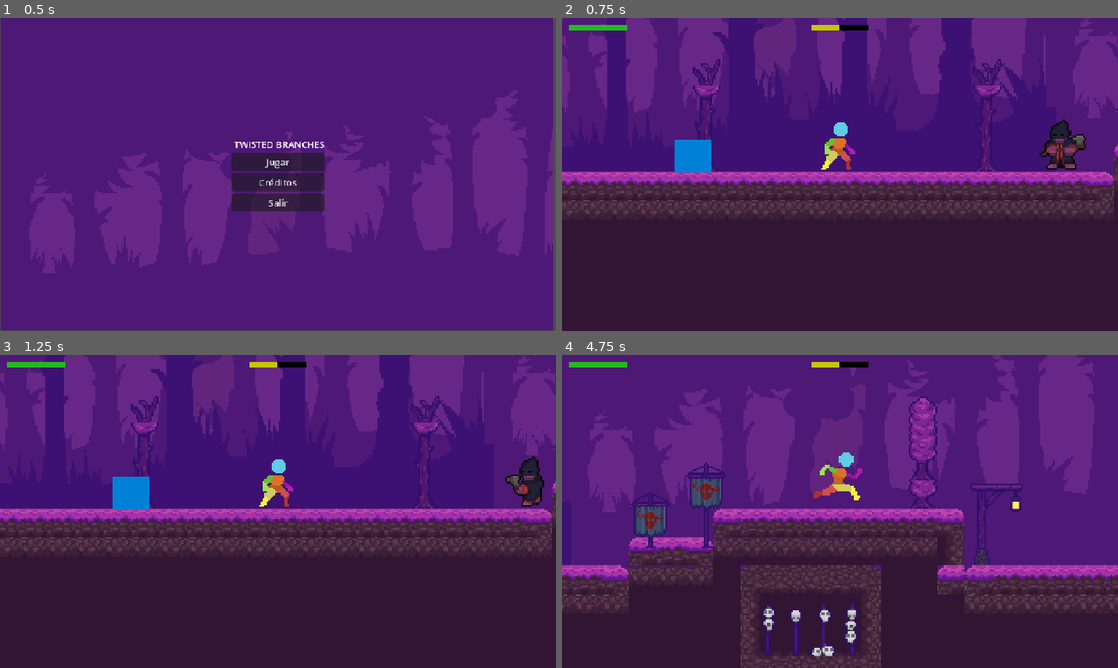
Above: before the commit, frames 1-4 (two rows, left to right).
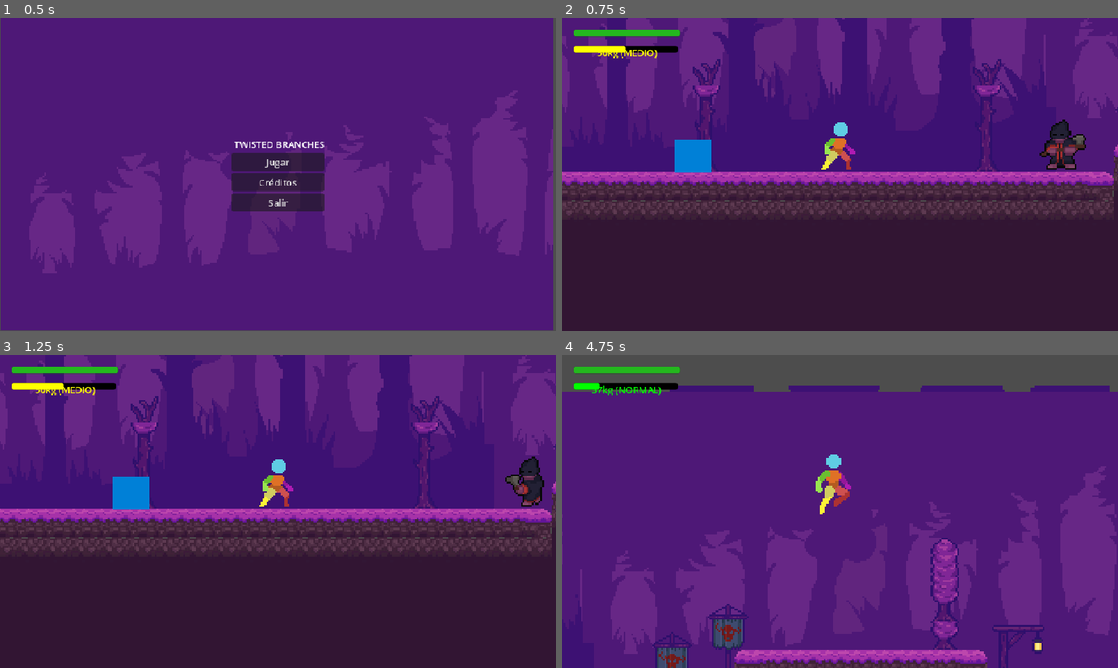
Above: after the commit, the same moments.

Repository: zeckless/Prime-MICh
Game: Godot game, scene res://Scenes/MainMenu.tscn
The game is run twice, just before and just after one commit, with the same random seed, the same clock (stepped at 60 frames per second) and the same inputs.
Inputs:
- Up to frame 1 (0.5 s): no input
- Up to frame 2 (0.75 s): click "Jugar" at 0.5 s
- Up to frame 3 (1.25 s): no input
- Up to frame 4 (4.75 s): tap Enter (ui_accept) at 1.25, 1.52, 2.27, 3.77, 4.52 s; hold Q (decrease_weight) 1.28-2.03 s; hold Right (ui_right) 1.28-2.78 s; tap E (increase_weight) at 2.1 s; hold Left (ui_left) 2.78-3.53 s; hold F (interact) 2.78-3.53 s; hold Right (ui_right) from 3.53 s (still down); tap G (push) at 3.6 s; hold Q (decrease_weight) from 4.28 s (still down)

Frame 1 is identical in both runs. In frame 2, 1.3% of the frame differs, in the area x 1-56%, y 2-13%; in frame 3, 1.3%; in frame 4, 72%, in the area x 0-100%, y 0-100%.

Commit message:
Mejoras en el sistema de peso y HUD: - Ajustado rango de peso (25kg-100kg) - Mejorada visualización de barras de vida y peso - Eliminada ciclicidad en cambios de peso - Añadidos colores dinámicos a las barras

Diff:
--- a/Scenes/hud.tscn
+++ b/Scenes/hud.tscn
@@ -4,30 +4,36 @@
 
 [sub_resource type="StyleBoxFlat" id="StyleBoxFlat_3gfia"]
 bg_color = Color(0, 0, 0, 1)
+corner_radius_top_left = 4
+corner_radius_top_right = 4
+corner_radius_bottom_right = 4
+corner_radius_bottom_left = 4
 
 [sub_resource type="StyleBoxFlat" id="StyleBoxFlat_e0onf"]
 bg_color = Color(0.14063668, 0.7226113, 0.11866889, 1)
+corner_radius_top_left = 4
+corner_radius_top_right = 4
+corner_radius_bottom_right = 4
+corner_radius_bottom_left = 4
 
 [node name="HUD" type="CanvasLayer"]
 script = ExtResource("1_e0onf")
 
 [node name="MarginContainer" type="MarginContainer" parent="."]
-anchors_preset = 15
-anchor_right = 1.0
-anchor_bottom = 1.0
-grow_horizontal = 2
-grow_vertical = 2
-theme_override_constants/margin_left = 12
-theme_override_constants/margin_top = 12
-theme_override_constants/margin_right = 12
-theme_override_constants/margin_bottom = 12
+offset_left = 12.0
+offset_top = 12.0
+offset_right = 212.0
+offset_bottom = 52.0
+theme_override_constants/margin_left = 8
+theme_override_constants/margin_top = 8
+theme_override_constants/margin_right = 8
+theme_override_constants/margin_bottom = 8
 
 [node name="HealthBar" type="ProgressBar" parent="MarginContainer"]
-custom_minimum_size = Vector2(100, 10)
+custom_minimum_size = Vector2(180, 12)
 layout_mode = 2
-size_flags_horizontal = 0
 theme_override_styles/background = SubResource("StyleBoxFlat_3gfia")
 theme_override_styles/fill = SubResource("StyleBoxFlat_e0onf")
-step = 25.0
+step = 1.0
 value = 100.0
 show_percentage = false
--- a/Scenes/hudpeso.gd
+++ b/Scenes/hudpeso.gd
@@ -1,6 +1,7 @@
 extends CanvasLayer
 
-@onready var weight_bar: ProgressBar = $MarginContainer/ProgressBar
+@onready var weight_bar: ProgressBar = $MarginContainer/WeightBar
+@onready var weight_label: Label = $MarginContainer/WeightLabel
 var weight_component_ref: WeightComponent = null
 
 func _ready():
@@ -10,6 +11,16 @@
 		print("🔧 Configuración inicial barra - Min: ", weight_bar.min_value, " Max: ", weight_bar.max_value, " Valor: ", weight_bar.value)
 	else:
 		print("❌ ProgressBar NO encontrada")
+
+	# Crear y configurar el Label si no existe
+	if not weight_label:
+		var new_label = Label.new()
+		new_label.name = "WeightLabel"
+		new_label.horizontal_alignment = HORIZONTAL_ALIGNMENT_CENTER
+		new_label.vertical_alignment = VERTICAL_ALIGNMENT_CENTER
+		$MarginContainer.add_child(new_label)
+		weight_label = new_label
+		print("✅ WeightLabel creado dinámicamente")
 
 func setup_weight(weight_component: WeightComponent = null):
 	print("🔄 Configurando HUD de peso...")
@@ -26,10 +37,13 @@
 	weight_component_ref = weight_component
 
 	# Configurar barra - FORZAR CONFIGURACIÓN
-	weight_bar.min_value = 1.0
-	weight_bar.max_value = 5.0
-	weight_bar.step = 1.0
-	weight_bar.value = float(weight_component.get_current_level())
+	weight_bar.min_value = 1
+	weight_bar.max_value = 5
+	weight_bar.step = 1
+	weight_bar.value = weight_component.get_current_level()
+
+	# Configurar etiqueta
+	_update_weight_display(weight_component.weight, weight_component.get_current_level())
 
 	# Forzar actualización visual
 	weight_bar.queue_redraw()
@@ -60,10 +74,37 @@
 	var old_value = weight_bar.value
 
 	# Actualizar valor
-	weight_bar.value = float(new_level)
+	weight_bar.value = new_level
+
+	# Actualizar etiqueta
+	_update_weight_display(new_weight_value, new_level)
 
 	# Forzar actualización visual
 	weight_bar.queue_redraw()
 
 	print("⚖️ Barra actualizada: ", old_value, " → ", weight_bar.value, " (", new_weight_value, "kg)")
 	print("🔧 Estado barra después - Min: ", weight_bar.min_value, " Max: ", weight_bar.max_value, " Valor: ", weight_bar.value)
+
+func _update_weight_display(weight_kg: float, level: int):
+	if not weight_label:
+		return
+
+	var weight_names = ["", "LIGERO", "NORMAL", "MEDIO", "PESADO", "MUY PESADO"]
+	var colors = [Color.WHITE, Color.CYAN, Color.GREEN, Color.YELLOW, Color.ORANGE, Color.RED]
+
+	# Asegurarse de que el nivel esté dentro del rango válido
+	level = clampi(level, 1, 5)
+
+	# Actualizar texto y color del label
+	weight_label.text = str(int(weight_kg)) + "kg (" + weight_names[level] + ")"
+	weight_label.modulate = colors[level]
+
+	# Actualizar color de la barra de progreso
+	if weight_bar and level > 0:
+		var style = StyleBoxFlat.new()
+		style.bg_color = colors[level]
+		style.corner_radius_top_left = 4
+		style.corner_radius_top_right = 4
+		style.corner_radius_bottom_right = 4
+		style.corner_radius_bottom_left = 4
+		weight_bar.add_theme_stylebox_override("fill", style)
--- a/Scenes/hudpeso.tscn
+++ b/Scenes/hudpeso.tscn
@@ -4,30 +4,45 @@
 
 [sub_resource type="StyleBoxFlat" id="StyleBoxFlat_y140s"]
 bg_color = Color(0, 0, 0, 1)
+corner_radius_top_left = 4
+corner_radius_top_right = 4
+corner_radius_bottom_right = 4
+corner_radius_bottom_left = 4
 
 [sub_resource type="StyleBoxFlat" id="StyleBoxFlat_qvlvi"]
-bg_color = Color(0.7719562, 0.78145736, 0, 1)
+bg_color = Color(0.772, 0.781, 0, 1)
+corner_radius_top_left = 4
+corner_radius_top_right = 4
+corner_radius_bottom_right = 4
+corner_radius_bottom_left = 4
 
 [node name="HUDpeso" type="CanvasLayer"]
 script = ExtResource("1_qvlvi")
 
 [node name="MarginContainer" type="MarginContainer" parent="."]
-anchors_preset = 15
-anchor_right = 1.0
-anchor_bottom = 1.0
-grow_horizontal = 2
-grow_vertical = 2
-theme_override_constants/margin_left = 12
-theme_override_constants/margin_top = 12
-theme_override_constants/margin_right = 12
-theme_override_constants/margin_bottom = 12
+offset_left = 12.0
+offset_top = 40.0
+offset_right = 212.0
+offset_bottom = 80.0
+theme_override_constants/margin_left = 8
+theme_override_constants/margin_top = 8
+theme_override_constants/margin_right = 8
+theme_override_constants/margin_bottom = 8
 
 [node name="WeightBar" type="ProgressBar" parent="MarginContainer"]
-custom_minimum_size = Vector2(100, 10)
+custom_minimum_size = Vector2(180, 12)
+layout_mode = 2
+size_flags_horizontal = 0
+theme_override_styles/background = SubResource("StyleBoxFlat_y140s")
+theme_override_styles/fill = SubResource("StyleBoxFlat_qvlvi")
+step = 1.0
+value = 50.0
+show_percentage = false
+
+[node name="WeightLabel" type="Label" parent="MarginContainer"]
 layout_mode = 2
 size_flags_horizontal = 4
-theme_override_styles/background = SubResource("StyleBoxFlat_y140s")
-theme_override_styles/fill = SubResource("StyleBoxFlat_qvlvi")
-step = 25.0
-value = 50.0
-show_percentage = false
+size_flags_vertical = 0
+
+[node name="WeightLabel2" type="Label" parent="MarginContainer"]
+layout_mode = 2
--- a/Scripts/hud.gd
+++ b/Scripts/hud.gd
@@ -24,6 +24,32 @@
 func _on_health_changed(value):
 	if is_instance_valid(health_bar):
 		health_bar.value = value
+		_update_health_bar_color(value)
 		print("🎯 Vida actualizada en pantalla: ", value)
 	else:
 		print("❌ Error: La barra de vida no existe")
+
+func _update_health_bar_color(health_value: float):
+	if not health_bar:
+		return
+
+	var health_percent = health_value / health_bar.max_value
+	var style = StyleBoxFlat.new()
+
+	# Configurar esquinas redondeadas
+	style.corner_radius_top_left = 4
+	style.corner_radius_top_right = 4
+	style.corner_radius_bottom_right = 4
+	style.corner_radius_bottom_left = 4
+
+	# Determinar color basado en el porcentaje de vida
+	if health_percent > 0.7: # 70-100% - Verde
+		style.bg_color = Color(0.0, 0.8, 0.0)  # Verde brillante
+	elif health_percent > 0.4: # 40-70% - Amarillo
+		style.bg_color = Color(0.9, 0.9, 0.0)  # Amarillo
+	elif health_percent > 0.2: # 20-40% - Naranja
+		style.bg_color = Color(1.0, 0.5, 0.0)  # Naranja
+	else: # 0-20% - Rojo
+		style.bg_color = Color(1.0, 0.0, 0.0)  # Rojo
+
+	health_bar.add_theme_stylebox_override("fill", style)
--- a/Scripts/hudpeso.gd
+++ /dev/null
@@ -1,107 +0,0 @@
-extends CanvasLayer
-
-@onready var weight_bar: ProgressBar = $MarginContainer/ProgressBar
-var weight_component_ref: WeightComponent = null
-
-func _ready():
-	print("✅ HUDpeso inicializado correctamente")
-	# DIAGNÓSTICO COMPLETO
-	print("🔍 DIAGNÓSTICO DE NODOS:")
-	print(" - MarginContainer existe: ", $MarginContainer != null)
-	if $MarginContainer:
-		print(" - Hijos de MarginContainer:")
-		for child in $MarginContainer.get_children():
-			print("   - ", child.name, " (", child.get_class(), ")")
-
-	print(" - weight_bar referencia: ", weight_bar != null)
-	if weight_bar:
-		print(" - weight_bar es ProgressBar: ", weight_bar is ProgressBar)
-		print(" - weight_bar valor actual: ", weight_bar.value)
-		print(" - weight_bar min/max: ", weight_bar.min_value, "/", weight_bar.max_value)
-
-func setup_weight(weight_component: WeightComponent = null):
-	print("🔄 Intentando configurar HUD de peso...")
-
-	if weight_component == null:
-		print("❌ Error: No se proporcionó WeightComponent")
-		return false
-
-	# VERIFICACIÓN EXHAUSTIVA DE LA BARRA
-	print("🔍 VERIFICANDO BARRA DE PESO:")
-	print(" - weight_bar existe: ", weight_bar != null)
-
-	if not weight_bar:
-		print("❌ BUSCANDO ALTERNATIVAS...")
-		# Buscar manualmente la ProgressBar
-		weight_bar = get_node_or_null("MarginContainer/ProgressBar")
-		print(" - Búsqueda manual: ", weight_bar != null)
-
-		if not weight_bar:
-			print("❌ LISTANDO TODOS LOS NODOS:")
-			_list_all_nodes(self, "")
-			return false
-
-	# Guardar referencia
-	weight_component_ref = weight_component
-
-	# CONFIGURAR BARRA CON VERIFICACIONES
-	print("📊 CONFIGURANDO BARRA:")
-	print(" - Antes - min:", weight_bar.min_value, " max:", weight_bar.max_value, " value:", weight_bar.value)
-
-	weight_bar.min_value = 1
-	weight_bar.max_value = 5
-	var target_level = weight_component.get_current_level()
-	weight_bar.value = target_level
-
-	print(" - Después - min:", weight_bar.min_value, " max:", weight_bar.max_value, " value:", weight_bar.value)
-	print(" - ¿Se aplicó el valor?", weight_bar.value == target_level)
-
-	# Conectar señal
-	if weight_component.weight_changed.is_connected(_on_weight_changed):
-		weight_component.weight_changed.disconnect(_on_weight_changed)
-		print("🔄 Señal anterior desconectada")
-
-	var connection_result = weight_component.weight_changed.connect(_on_weight_changed)
-	print("🔗 Conexión resultado: ", connection_result == OK)
-
-	print("✅ HUD de peso configurado")
-	return true
-
-func _list_all_nodes(node: Node, indent: String):
-	print(indent, "- ", node.name, " (", node.get_class(), ")")
-	for child in node.get_children():
-		_list_all_nodes(child, indent + "  ")
-
-func _on_weight_changed(new_weight_value):
-	print("🎯 ¡¡¡SEÑAL RECIBIDA!!! Valor: ", new_weight_value)
-
-	if not weight_component_ref or not weight_bar:
-		print("❌ Error: Referencias nulas")
-		return
-
-	var new_level = weight_component_ref.get_current_level()
-	var old_value = weight_bar.value
-
-	print("📊 ACTUALIZANDO BARRA:")
-	print(" - Valor anterior: ", old_value)
-	print(" - Valor objetivo: ", new_level)
-
-	# MÚLTIPLES INTENTOS DE ACTUALIZACIÓN
-	weight_bar.value = new_level
-	print(" - Después de asignar: ", weight_bar.value)
-
-	# Forzar redibujado
-	weight_bar.queue_redraw()
-
-	# Verificar resultado
-	if weight_bar.value == new_level:
-		print("✅ ¡BARRA ACTUALIZADA CORRECTAMENTE!")
-	else:
-		print("❌ ¡¡¡LA BARRA NO SE ACTUALIZÓ!!!")
-		print("❌ Esperado: ", new_level, " | Actual: ", weight_bar.value)
-
-		# FORZAR ACTUALIZACIÓN EXTREMA
-		weight_bar.set_value_no_signal(new_level)
-		print(" - Después de set_value_no_signal: ", weight_bar.value)
-
-	print("📊 Estado final: ", weight_bar.value, "/", weight_bar.max_value)
--- a/Scripts/weight_component.gd
+++ b/Scripts/weight_component.gd
@@ -10,19 +10,29 @@
 		print("🔥 WeightComponent - Peso cambiado: ", old_weight, " → ", weight, "kg")
 		weight_changed.emit(weight)
 
-@export var min_weight: float = 10.0
+@export var min_weight: float = 25.0  # Cambiado de 10.0 a 25.0
 @export var max_weight: float = 100.0
 
-var weight_levels = [10.0, 25.0, 50.0, 75.0, 100.0]
+var weight_levels = [25.0, 37.5, 50.0, 75.0, 100.0]  # Ajustado para empezar en 25kg
 var current_weight_index = 2  # Empezar en 50kg
 
 func change_to_next_level():
-	current_weight_index = (current_weight_index + 1) % weight_levels.size()
+	# Verificar si ya estamos en el nivel máximo
+	if current_weight_index >= weight_levels.size() - 1:
+		print("❌ Ya estás en el peso máximo (", weight, "kg)")
+		return
+
+	current_weight_index += 1
 	weight = weight_levels[current_weight_index]
 	print("✅ Siguiente nivel: índice ", current_weight_index, " = ", weight, "kg")
 
 func change_to_previous_level():
-	current_weight_index = (current_weight_index - 1 + weight_levels.size()) % weight_levels.size()
+	# Verificar si ya estamos en el nivel mínimo
+	if current_weight_index <= 0:
+		print("❌ Ya estás en el peso mínimo (", weight, "kg)")
+		return
+
+	current_weight_index -= 1
 	weight = weight_levels[current_weight_index]
 	print("✅ Nivel anterior: índice ", current_weight_index, " = ", weight, "kg")
 
Not shown, removed: Scripts/hudpeso.gd.uid
